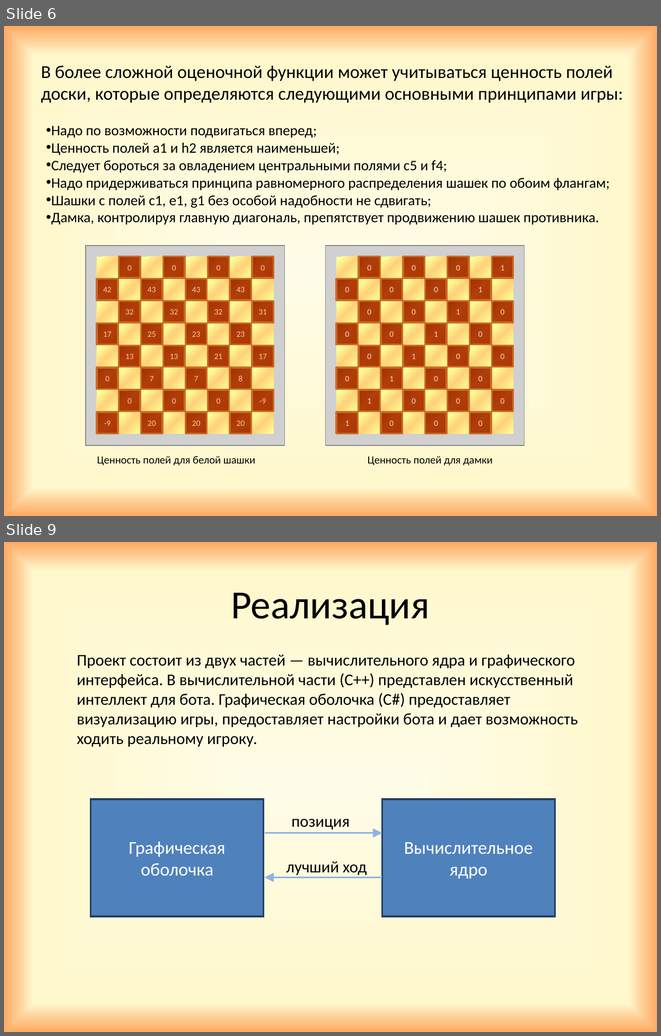
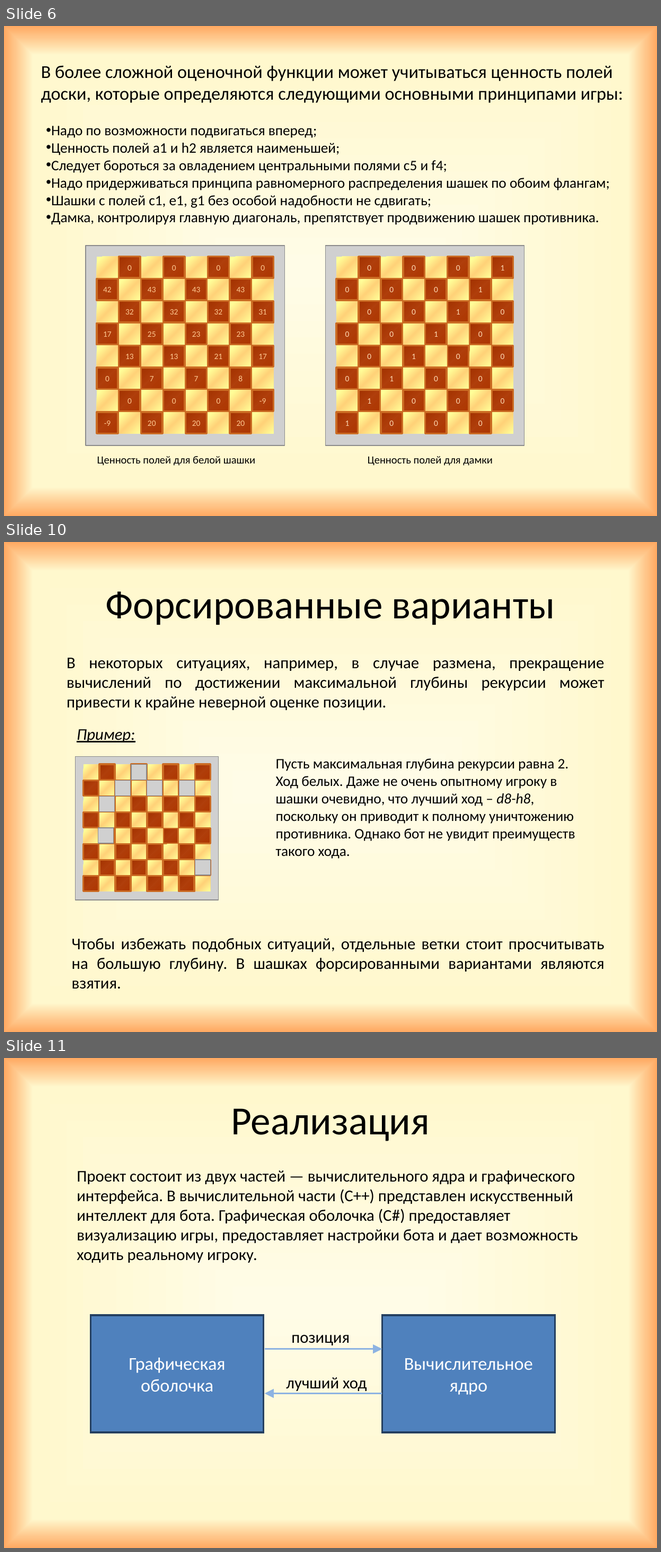
Before and after one commit to GrachevaElena/Checkers, a slide deck: Project.pptx. Shown one above the other, each under a label of ours: slides 6 and 9 before the commit, slides 6, 10 and 11 after it; the slides between them are not shown. The pictures are 661x1036 and 661x1552 pixels, drawn with LibreOffice and Linux fonts; fonts in the diff are those of the drawing; grey boxes stand for pictures. Boxes give left, top, right and bottom in pixels: in the first picture for what was removed or moved away, otherwise in the second. Text is boxed around its words. In the diff, an @@ line names an element or a change of style, - is before the commit and + after.

```diff
--- a/Project.pptx
+++ b/Project.pptx
@@ slide 10 added at (4,542,657,1032), background gradient #FFFCE7 to #FFF8CD to #FFA861 @@
@@ title added at (105,591,555,625), 44 pt, text #000000 @@
+Форсированные варианты
@@ text added at (67,658,604,710), 18 pt, text #000000 @@
+В некоторых ситуациях, например, в случае размена, прекращение вычислений по достижении максимальной глубины рекурсии может привести к крайне неверной оценке позиции.
@@ text added at (77,729,135,742), 18 pt, text #000000, italic, underline @@
+Пример:
@@ text added at (276,758,575,858), 16 pt, text #000000 @@
+Пусть максимальная глубина рекурсии равна 2. Ход белых. Даже не очень опытному игроку в шашки очевидно, что лучший ход – d8-h8, поскольку он приводит к полному уничтожению противника. Однако бот не увидит преимуществ такого хода.
@@ group added at (75,756,218,900): 64 rectangles, 8 pictures @@
@@ text added at (72,938,604,989), 18 pt, text #000000 @@
+Чтобы избежать подобных ситуаций, отдельные ветки стоит просчитывать на большую глубину. В шашках форсированными вариантами являются взятия.
@@ what was slide 9 is now slide 11 @@
```
Also in this commit, not shown: 4 slides changed, 2 other slides added, 1 other file.
